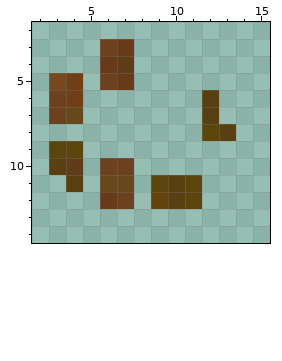
Edited in one commit: pixel-art sprite (Assets/CookedChoppedSteak.png). That is the earlier state.
The file is 16x16 pixels. Colours within 5 levels of each other are drawn and written as one. Shown: x 2..15, y 2..14. The old version is drawn lined up with the new one.
New version:
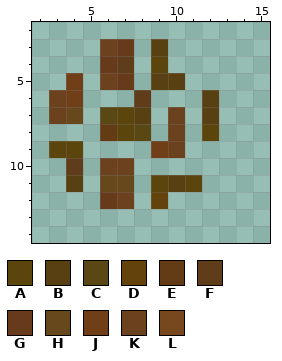
Palette (. is transparent): A #5c440d  B #594013  C #5a4814  D #64420c  E #633b14  F #603d1a  G #673a1c  H #67471c  J #703f18  K #6c411e  L #77471e
The exact change:
drawings rearranged on the sheet (the old picture shows each at its new place; 4 dropped ones are not shown)
Colour A is added in row 4 at x 9; in rows 7 to 8 at x 7.
Colour B is added in row 3 at x 9; in row 5 at x 9 to 10; in row 7 at x 8.
Colour C is added in row 7 at x 6; in row 8 at x 8.
Colour E is added in row 8 at x 6.
Colour F is added in row 6 at x 8.
Colour J is added in row 9 at x 9.
Colour K is added in rows 7 to 9 at x 10.
Colour A is removed in row 12 at x 11.
Colour B is removed in row 8 at x 13; in row 10 at x 3; in row 12 at x 10.
Colour L is removed in row 5 at x 3.
